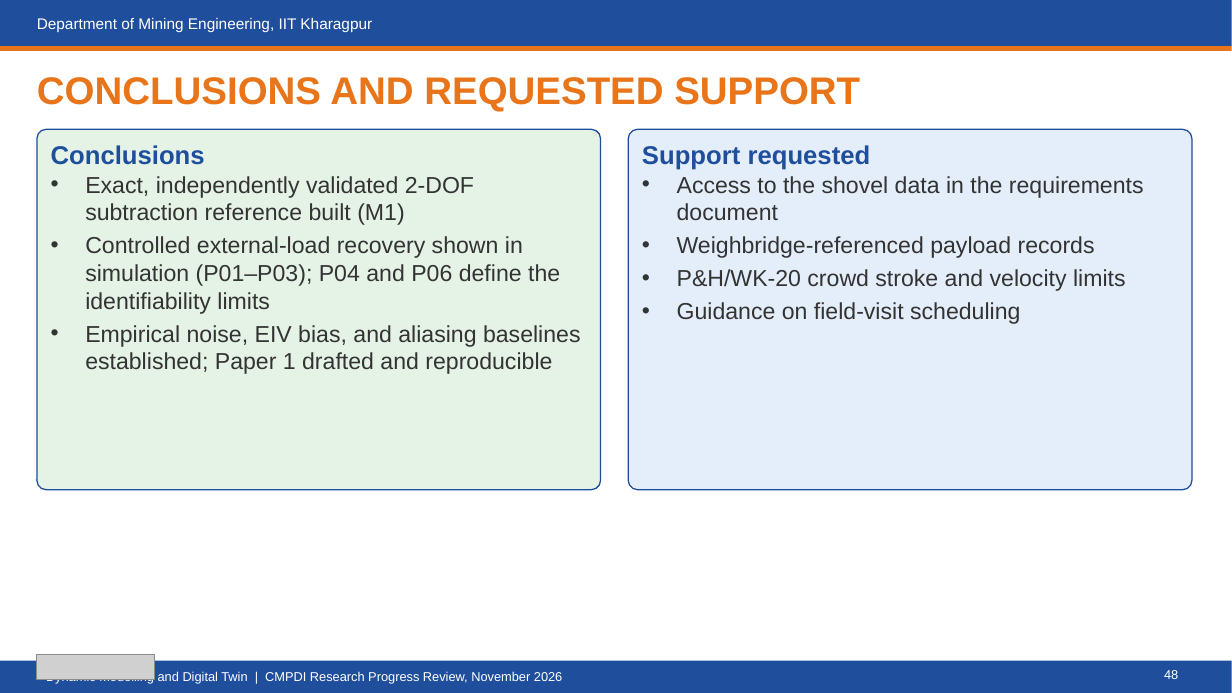
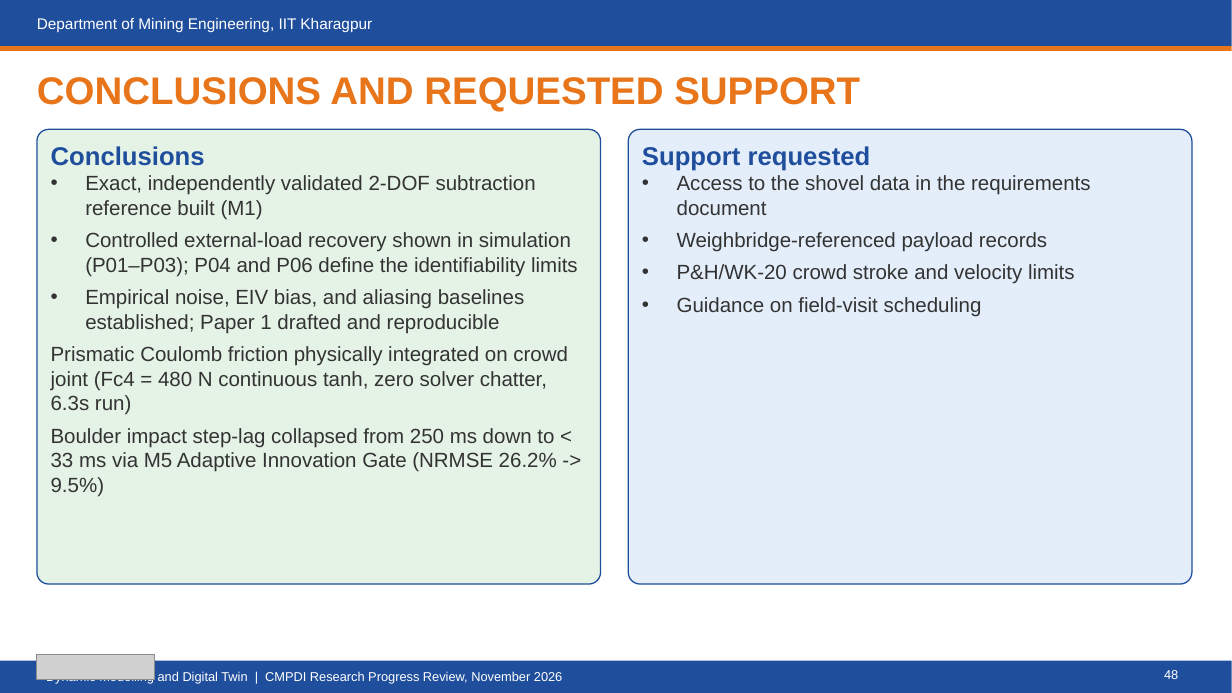
Before and after one commit to sonu037/shovel_dynamics, a slide deck: slide 48 of meetings/03_Final_Research_ProDeck_v5/CMPDI_Progress_v5_Final_Research_ProDeck.pptx. Drawn at 1232x693 pixels with LibreOffice and Linux fonts; fonts in the diff are those of the drawing; grey boxes stand for pictures; background and template pictures are left out. Boxes give left, top, right and bottom in pixels: in the first picture for what was removed or moved away, otherwise in the second. Text is boxed around its words. In the diff, an @@ line names an element or a change of style, - is before the commit and + after.

```diff
--- a/meetings/03_Final_Research_ProDeck_v5/CMPDI_Progress_v5_Final_Research_ProDeck.pptx
+++ b/meetings/03_Final_Research_ProDeck_v5/CMPDI_Progress_v5_Final_Research_ProDeck.pptx
@@ rounded rectangle resized from (x1=37, y1=129, x2=601, y2=490) to (x1=37, y1=129, x2=601, y2=584) @@
@@ rounded rectangle resized from (x1=628, y1=129, x2=1192, y2=490) to (x1=628, y1=129, x2=1192, y2=584) @@
@@ text at (x1=85, y1=175, x2=578, y2=334): size 18 to 16 pt in "Exact, independently validated 2-DOF subtraction reference b ...", "Controlled external-load recovery shown in simulation (P01–P ...", "Empirical noise, EIV bias, and aliasing baselines ..."; more space between paragraphs @@
@@ text at (x1=677, y1=175, x2=1090, y2=317): size 18 to 16 pt; more space between paragraphs @@
@@ text at (x1=51, y1=346, x2=568, y2=497): paragraphs added @@
+Prismatic Coulomb friction physically integrated on crowd joint (Fc4 = 480 N continuous tanh, zero solver chatter, 6.3s run)
+Boulder impact step-lag collapsed from 250 ms down to < 33 ms via M5 Adaptive Innovation Gate (NRMSE 26.2% -> 9.5%)
```
Also in this commit, not shown: 1 other slide changed, 3 other files.
